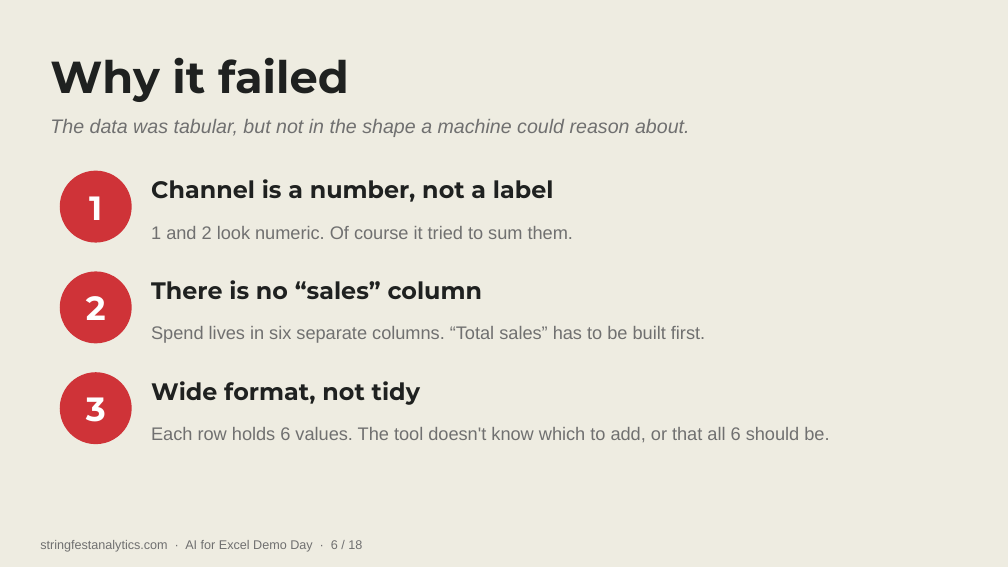
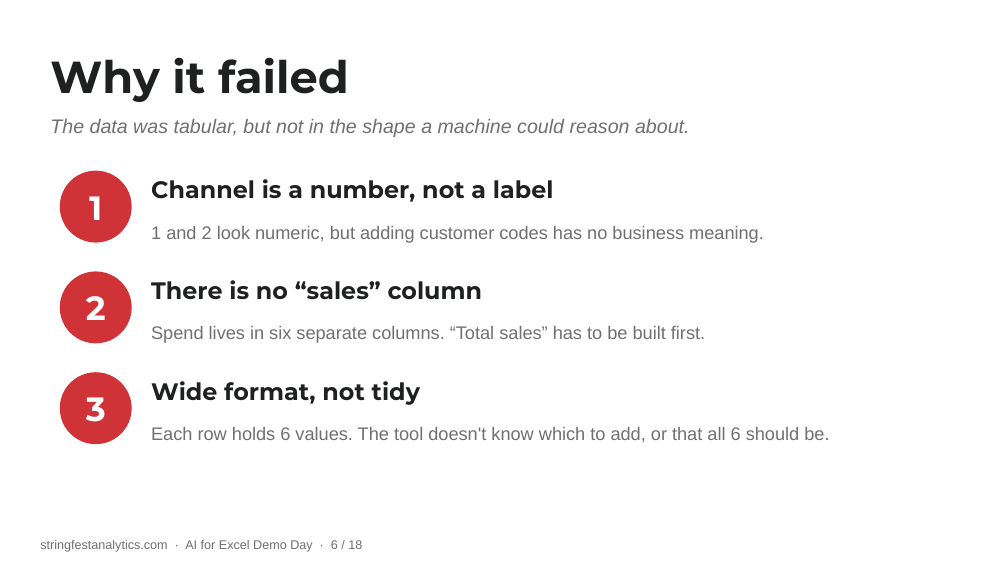
Before and after one commit to stringfestdata/ai-for-excel-demo-day, a slide deck: slide 6 of AI-for-Excel-Demo-Day.pptx. Drawn at 1008x567 pixels with LibreOffice and Linux fonts; fonts in the diff are those of the drawing. Boxes give left, top, right and bottom in pixels: in the first picture for what was removed or moved away, otherwise in the second. Text is boxed around its words. In the diff, an @@ line names an element or a change of style, - is before the commit and + after.

```diff
--- a/AI-for-Excel-Demo-Day.pptx
+++ b/AI-for-Excel-Demo-Day.pptx
@@ background #EEECE1 to #FFFFFF @@
@@ text at bbox=[151, 226, 764, 243]: text changed @@
-1 and 2 look numeric. Of course it tried to sum them.
+1 and 2 look numeric, but adding customer codes has no business meaning.
```
Also in this commit, not shown: 16 other slides changed, 1 slide added, 1 slide removed, 5 other files.
